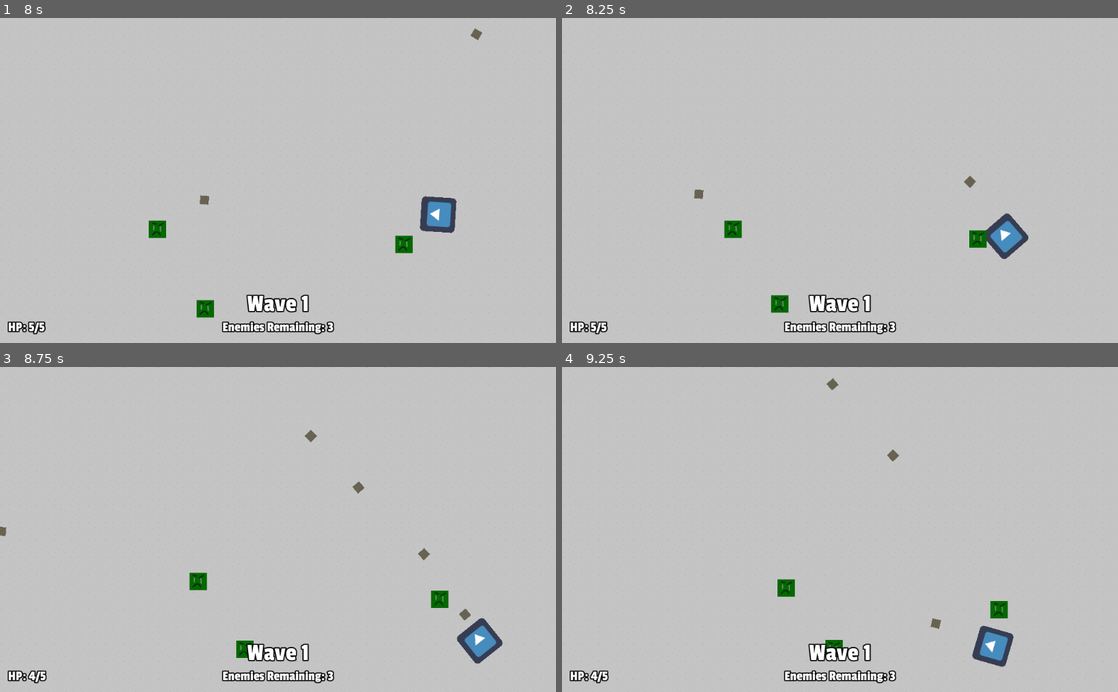
Above: before the commit, frames 1-4 (two rows, left to right).
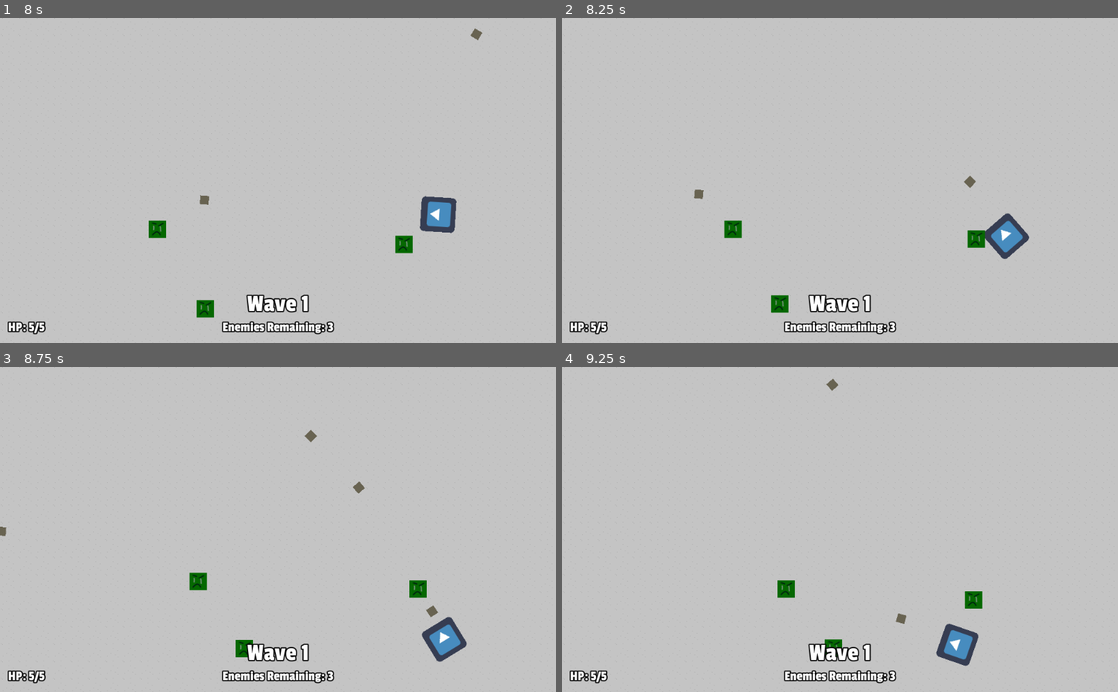
Above: after the commit, the same moments.

Repository: stuson/go-godot-4-game-jam
Game: Godot game, scene res://stages/Level.tscn
The game is run twice, just before and just after one commit, with the same random seed, the same clock (stepped at 60 frames per second) and the same inputs. The engine's default icon, where the game draws it, is replaced by a stand-in: a white triangle on a blue panel in a dark square.
Inputs (mouse positions are in pixels of both pictures, inside the frame that each line leads up to):
- Up to frame 1 (8 s): tap Enter at 0.5 s; move the mouse to (400, 164) at 0.52 s; press the mouse at (400, 164) at 0.53 s; hold D (move_right) 0.53-1.28 s; move the mouse to (166, 196) at 1.27 s; release the mouse at (166, 196) at 1.28 s; hold S (move_down) 1.28-2.03 s; click (166, 196) at 1.35 s; move the mouse to (333, 109) at 2.02 s; press the mouse at (333, 109) at 2.03 s; hold D (move_right) 2.03-2.78 s; move the mouse to (250, 245) at 2.77 s; release the mouse at (250, 245) at 2.78 s; hold W (move_up) 2.78-3.53 s; click (250, 245) at 2.85 s; move the mouse to (444, 229) at 3.52 s; press the mouse at (444, 229) at 3.53 s; hold A (move_left) 3.53-5.03 s; move the mouse to (111, 131) at 4.27 s; release the mouse at (111, 131) at 4.28 s; click (111, 131) at 4.35 s; move the mouse to (305, 180) at 5.02 s; press the mouse at (305, 180) at 5.03 s; hold S (move_down) 5.03-5.78 s; move the mouse to (194, 99) at 5.77 s; release the mouse at (194, 99) at 5.78 s; hold D (move_right) 5.78-6.53 s; click (194, 99) at 5.85 s; move the mouse to (400, 164) at 6.52 s; press the mouse at (400, 164) at 6.53 s; hold W (move_up) 6.53-7.28 s; move the mouse to (166, 196) at 7.27 s; release the mouse at (166, 196) at 7.28 s; hold D (move_right) from 7.28 s (still down); click (166, 196) at 7.35 s
- Up to frame 2 (8.25 s): move the mouse to (895, 109) at 8.02 s; release D (move_right) at 8.03 s; press the mouse at (895, 109) at 8.03 s; hold S (move_down) from 8.03 s (still down)
- Up to frame 3 (8.75 s): keep holding S (move_down)
- Up to frame 4 (9.25 s): move the mouse to (812, 594) at 8.77 s; release S (move_down) at 8.78 s; release the mouse at (812, 594) at 8.78 s; hold A (move_left) from 8.78 s (still down); click (812, 594) at 8.85 s

Frame 1 is identical in both runs. In frame 2, 0.2% of the frame differs, in the area x 72-84%, y 60-75%; in frame 3, 1.9%; in frame 4, 2.0%, in the area x 5-82%, y 3-98%.

Commit message:
add TankEnemy

Diff:
--- a/characters/enemies/basic_enemy/Enemy.gd
+++ b/characters/enemies/Enemy.gd
@@ -1,6 +1,11 @@
 extends KinematicBody2D
+class_name Enemy
 
-var speed = 100
+#Base enemy stats to be overridden by specific enemy types
+export var damage = 1
+export var max_hp = 5
+export var speed = 100
+
 var velocity
 var knockback_velocity = Vector2.ZERO
 var direction: Vector2
@@ -8,7 +13,9 @@
 onready var player: KinematicBody2D = get_tree().get_nodes_in_group("Player")[0]
 onready var stats = $Stats
 
-export var damage = 1
+func _ready() -> void:
+	stats.max_hp = max_hp
+	stats.current_hp = max_hp
 
 func _physics_process(delta: float) -> void:
 	direction = (player.global_position - global_position).normalized()
--- a/characters/enemies/basic_enemy/Enemy.tscn
+++ b/characters/enemies/Enemy.tscn
@@ -1,8 +1,8 @@
 [gd_scene load_steps=6 format=2]
 
-[ext_resource path="res://assets/enemy.png" type="Texture" id=1]
-[ext_resource path="res://characters/enemies/basic_enemy/Enemy.gd" type="Script" id=2]
-[ext_resource path="res://characters/Stats.tscn" type="PackedScene" id=3]
+[ext_resource path="res://characters/Stats.tscn" type="PackedScene" id=1]
+[ext_resource path="res://characters/enemies/Enemy.gd" type="Script" id=2]
+[ext_resource path="res://assets/enemy.png" type="Texture" id=3]
 
 [sub_resource type="CapsuleShape2D" id=1]
 radius = 23.0
--- /dev/null
+++ b/characters/enemies/basic_enemy/BasicEnemy.gd
@@ -0,0 +1 @@
+extends Enemy
--- /dev/null
+++ b/characters/enemies/basic_enemy/BasicEnemy.tscn
@@ -0,0 +1,30 @@
+[gd_scene load_steps=6 format=2]
+
+[ext_resource path="res://characters/Stats.tscn" type="PackedScene" id=1]
+[ext_resource path="res://assets/enemy.png" type="Texture" id=2]
+[ext_resource path="res://characters/enemies/basic_enemy/BasicEnemy.gd" type="Script" id=3]
+
+[sub_resource type="CapsuleShape2D" id=1]
+radius = 23.0
+height = 0.0
+
+[sub_resource type="CircleShape2D" id=2]
+radius = 16.0312
+
+[node name="BasicEnemy" type="KinematicBody2D"]
+script = ExtResource( 3 )
+
+[node name="Sprite" type="Sprite" parent="."]
+texture = ExtResource( 2 )
+
+[node name="HurtBox" type="CollisionShape2D" parent="."]
+shape = SubResource( 1 )
+
+[node name="Stats" parent="." instance=ExtResource( 1 )]
+
+[node name="Area2D" type="Area2D" parent="."]
+collision_layer = 4
+collision_mask = 2
+
+[node name="HitBox" type="CollisionShape2D" parent="Area2D"]
+shape = SubResource( 2 )
--- /dev/null
+++ b/characters/enemies/tank_enemy/TankEnemy.gd
@@ -0,0 +1 @@
+extends Enemy
--- /dev/null
+++ b/characters/enemies/tank_enemy/TankEnemy.tscn
@@ -0,0 +1,33 @@
+[gd_scene load_steps=6 format=2]
+
+[ext_resource path="res://characters/Stats.tscn" type="PackedScene" id=1]
+[ext_resource path="res://assets/tank_enemy.png" type="Texture" id=2]
+[ext_resource path="res://characters/enemies/tank_enemy/TankEnemy.gd" type="Script" id=3]
+
+[sub_resource type="CapsuleShape2D" id=1]
+radius = 45.0
+height = 0.0
+
+[sub_resource type="CircleShape2D" id=2]
+radius = 32.0
+
+[node name="TankEnemy" type="KinematicBody2D"]
+script = ExtResource( 3 )
+damage = 2
+max_hp = 10
+speed = 50
+
+[node name="Sprite" type="Sprite" parent="."]
+texture = ExtResource( 2 )
+
+[node name="HurtBox" type="CollisionShape2D" parent="."]
+shape = SubResource( 1 )
+
+[node name="Stats" parent="." instance=ExtResource( 1 )]
+
+[node name="Area2D" type="Area2D" parent="."]
+collision_layer = 4
+collision_mask = 2
+
+[node name="HitBox" type="CollisionShape2D" parent="Area2D"]
+shape = SubResource( 2 )
--- a/project.godot
+++ b/project.godot
@@ -9,6 +9,11 @@
 config_version=4
 
 _global_script_classes=[ {
+"base": "KinematicBody2D",
+"class": "Enemy",
+"language": "GDScript",
+"path": "res://characters/enemies/Enemy.gd"
+}, {
 "base": "Node",
 "class": "Wave",
 "language": "GDScript",
@@ -20,6 +25,7 @@
 "path": "res://characters/player/weapons/Weapon.gd"
 } ]
 _global_script_class_icons={
+"Enemy": "",
 "Wave": "",
 "Weapon": ""
 }
--- a/stages/Level.tscn
+++ b/stages/Level.tscn
@@ -2,7 +2,7 @@
 
 [ext_resource path="res://stages/SpawnManager.gd" type="Script" id=1]
 [ext_resource path="res://stages/Wave.gd" type="Script" id=2]
-[ext_resource path="res://characters/enemies/basic_enemy/Enemy.tscn" type="PackedScene" id=3]
+[ext_resource path="res://characters/enemies/basic_enemy/BasicEnemy.tscn" type="PackedScene" id=3]
 [ext_resource path="res://characters/player/Player.tscn" type="PackedScene" id=4]
 [ext_resource path="res://ui/hud/HUD.tscn" type="PackedScene" id=5]
 [ext_resource path="res://assets/floor.png" type="Texture" id=6]
Binary file added: assets/tank_enemy.png
Not shown, added: assets/tank_enemy.png.import
Not shown: 1 places in characters/enemies/Enemy.tscn that only renumber resources
